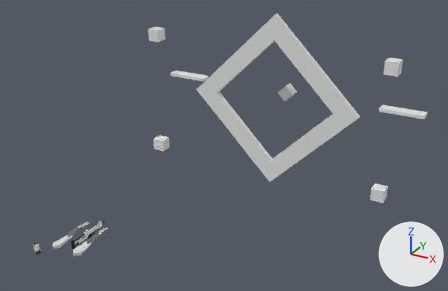
The Blender file ProtoBullpupRig.blend, before and after one commit.
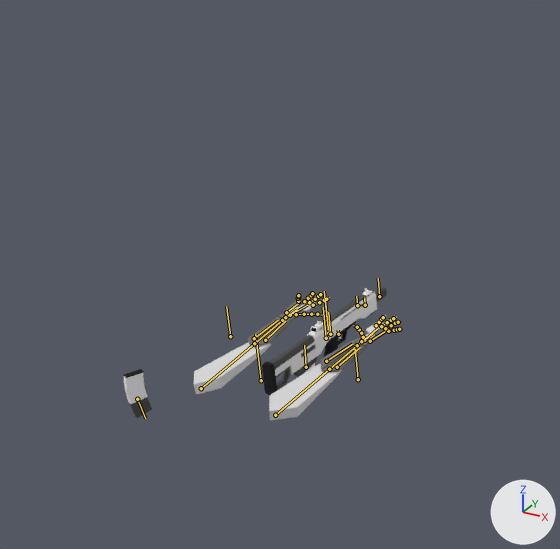
Each version appears first whole from a 50 mm lens placed at (39.9, -42.8, 34.9), pointed at (2.7, 24.8, 1.1), and next in a close-up on the part from 0% to 34% of the width and 49% to 100% of the height. The lights are fixed; the arrows at lower right show +X, +Y and +Z. The bones that bend it are drawn over the model as lines in the close-ups.

The first close-up shows 'IronSights', 'Magazine', 'ProtoBullpup', 'ProtoHandsModel'.
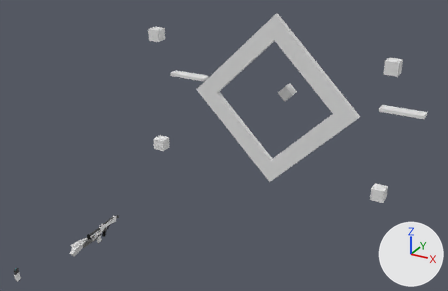
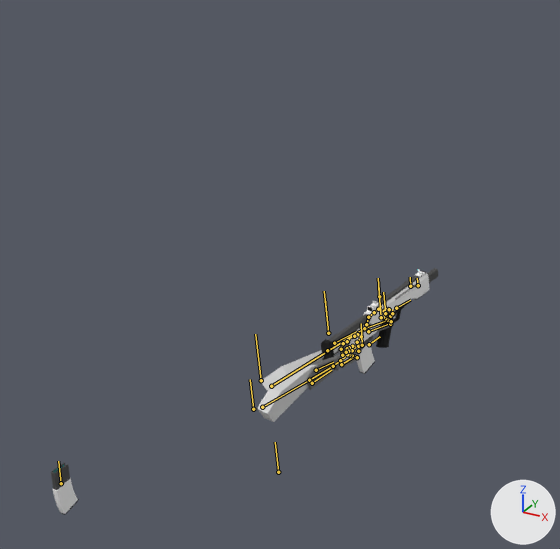
The newer file adds an action. The first version stands in its rest pose; the second is drawn at frame 29 of the action 'IdleAim'.

The edits, one by one:
Bone 'Arm.L' (bone_arm_l) moves from (0.0, 0.0, 0.0) to (-0.88, 1.79, -0.85).
Bone 'Hand.L' (bone_hand_l) turns from (0, 0, 0) to (11, 2, -10) degrees about its own x, y and z.
Bone 'Middle1.L' (bone_middle1_l) turns from (0, 0, 0) to (2, -27, 77) degrees about its own x, y and z.
Bone 'Middle2.L' (bone_middle2_l) turns from (0, 0, 0) to (0, 0, 68) degrees about its own x, y and z.
Bone 'Middle3.L' (bone_middle3_l) turns from (0, 0, 0) to (0, 0, -37) degrees about its own x, y and z.
Bone 'Index1.L' (bone_index1_l) turns from (0, 0, 0) to (31, -17, 35) degrees about its own x, y and z.
Bone 'Index2.L' (bone_index2_l) turns from (0, 0, 0) to (0, 0, 84) degrees about its own x, y and z.
Bone 'Thumb1.L' (bone_thumb1_l) turns from (0, 0, 0) to (4, 33, 42) degrees about its own x, y and z.
Bone 'Thumb2.L' (bone_thumb2_l) turns from (0, 0, 0) to (36, 0, 0) degrees about its own x, y and z.
Bone 'Thumb3.L' (bone_thumb3_l) turns from (0, 0, 0) to (12, 0, 0) degrees about its own x, y and z.
Bone 'PalmLeft.L' (bone_palmleft_l) turns from (0, 0, 0) to (-2, -21, 10) degrees about its own x, y and z.
Bone 'Pinky1.L' (bone_pinky1_l) turns from (0, 0, 0) to (0, -3, 107) degrees about its own x, y and z.
Bone 'Pinky2.L' (bone_pinky2_l) turns from (0, 0, 0) to (0, 0, 38) degrees about its own x, y and z.
Bone 'Ring1.L' (bone_ring1_l) turns from (0, 0, 0) to (16, -23, 78) degrees about its own x, y and z.
Bone 'Ring2.L' (bone_ring2_l) turns from (0, 0, 0) to (0, 0, 57) degrees about its own x, y and z.
Bone 'Ring3.L' (bone_ring3_l) turns from (0, 0, 0) to (0, 0, -28) degrees about its own x, y and z.
Bone 'Arm.R' (bone_arm_r) moves from (0.0, 0.0, 0.0) to (0.01, 0.12, -0.58).
Bone 'Middle1.R' (bone_middle1_r) turns from (0, 0, 0) to (18, 11, -85) degrees about its own x, y and z.
Bone 'Middle2.R' (bone_middle2_r) turns from (0, 0, 0) to (0, 0, -101) degrees about its own x, y and z.
Bone 'Index2.R' (bone_index2_r) turns from (0, 0, 0) to (0, 0, -76) degrees about its own x, y and z.
Bone 'Index3.R' (bone_index3_r) turns from (0, 0, 0) to (0, 0, -77) degrees about its own x, y and z.
Bone 'Thumb1.R' (bone_thumb1_r) turns from (0, 0, 0) to (22, 0, -50) degrees about its own x, y and z.
Bone 'Thumb2.R' (bone_thumb2_r) turns from (0, 0, 0) to (15, -17, 16) degrees about its own x, y and z.
Bone 'Thumb3.R' (bone_thumb3_r) turns from (0, 0, 0) to (44, 0, 0) degrees about its own x, y and z.
Bone 'Pinky1.R' (bone_pinky1_r) turns from (0, 0, 0) to (0, 0, -109) degrees about its own x, y and z.
Bone 'Pinky2.R' (bone_pinky2_r) turns from (0, 0, 0) to (12, -2, -51) degrees about its own x, y and z.
Bone 'Ring1.R' (bone_ring1_r) turns from (0, 0, 0) to (7, 10, -98) degrees about its own x, y and z.
Bone 'Ring2.R' (bone_ring2_r) turns from (0, 0, 0) to (0, 0, -76) degrees about its own x, y and z.
Bone 'IKPole.L' (bone_ikpole_l) moves from (0.0, 0.0, 0.0) to (0.76, -2.1, 0.18).
Bone 'IKPole.R' (bone_ikpole_r) moves from (0.0, 0.0, 0.0) to (-2.34, -3.2, 1.06).
Bone 'IKTarget.L' (bone_iktarget_l) moves from (0.0, 0.0, 0.0) to (-0.6, 1.15, -1.11).
Bone 'IKTarget.L' (bone_iktarget_l) turns from (0, 0, 0) to (19, -175, -13) degrees about its own x, y and z.
Bone 'IKTarget.R' (bone_iktarget_r) moves from (0.0, 0.0, 0.0) to (0.82, -0.69, -1.27).
Bone 'IKTarget.R' (bone_iktarget_r) turns from (0, 0, 0) to (0, 91, 0) degrees about its own x, y and z.
Bone 'Controller' (bone_controller) moves from (0.0, 0.0, 0.0) to (0.0, -0.59, -2.41).
Bone 'Mag2' (bone_mag2) moves from (0.0, 0.0, 0.0) to (-3.67, -0.92, 6.71).

Where the change shows, as pixel boxes (x1, y1, x2, y2) in the close-ups (560 x 549 px):
'ProtoHandsModel', posed (35% narrower, 15% shorter): before (194, 291, 403, 420); after (258, 312, 394, 422)
'ProtoBullpup', posed (6% narrower): before (262, 287, 387, 395); after (321, 268, 438, 370)
'Magazine', posed: before (123, 363, 315, 418); after (51, 342, 375, 515)
'IronSights', posed: before (315, 288, 372, 330); after (370, 269, 425, 309)
bone 'Arm.L', root to tip: before (201, 388) to (254, 343); after (271, 386) to (327, 351)
bone 'Hand.L', root to tip: before (290, 315) to (307, 305); after (364, 328) to (385, 321)
bone 'Middle1.L', root to tip: before (309, 302) to (315, 299); after (390, 321) to (392, 314)
bone 'Middle2.L', root to tip: before (315, 299) to (318, 296); after (392, 314) to (387, 311)
bone 'Middle3.L', root to tip: before (318, 296) to (320, 294); after (387, 311) to (386, 309)
bone 'Index1.L', root to tip: before (313, 305) to (319, 302); after (386, 317) to (392, 314)
bone 'Index2.L', root to tip: before (319, 302) to (324, 300); after (392, 314) to (390, 311)
bone 'Thumb1.L', root to tip: before (296, 314) to (304, 314); after (366, 324) to (368, 317)
bone 'Thumb2.L', root to tip: before (304, 314) to (311, 314); after (368, 317) to (374, 312)
bone 'Thumb3.L', root to tip: before (311, 314) to (317, 314); after (374, 312) to (378, 309)
bone 'PalmLeft.L', root to tip: before (286, 312) to (300, 302); after (368, 331) to (388, 324)
bone 'Pinky1.L', root to tip: before (298, 301) to (298, 298); after (390, 324) to (388, 320)
bone 'Pinky2.L', root to tip: before (298, 298) to (298, 296); after (388, 320) to (385, 318)
bone 'Ring1.L', root to tip: before (304, 301) to (308, 298); after (391, 321) to (390, 316)
bone 'Ring2.L', root to tip: before (308, 298) to (311, 295); after (390, 316) to (386, 314)
bone 'Ring3.L', root to tip: before (311, 295) to (312, 293); after (386, 314) to (384, 311)
bone 'Arm.R', root to tip: before (275, 415) to (329, 369); after (262, 407) to (309, 380)
bone 'Middle1.R', root to tip: before (381, 326) to (387, 322); after (358, 346) to (352, 346)
bone 'Middle2.R', root to tip: before (387, 322) to (391, 320); after (352, 346) to (349, 347)
bone 'Index2.R', root to tip: before (379, 322) to (381, 319); after (361, 336) to (357, 334)
bone 'Index3.R', root to tip: before (381, 319) to (383, 317); after (357, 334) to (354, 336)
bone 'Thumb1.R', root to tip: before (363, 337) to (361, 333); after (342, 355) to (341, 349)
bone 'Thumb2.R', root to tip: before (361, 333) to (359, 329); after (341, 349) to (343, 343)
bone 'Thumb3.R', root to tip: before (359, 329) to (357, 327); after (343, 343) to (347, 341)
bone 'Pinky1.R', root to tip: before (388, 331) to (394, 330); after (357, 357) to (352, 355)
bone 'Pinky2.R', root to tip: before (394, 330) to (397, 329); after (352, 355) to (349, 355)
bone 'Ring1.R', root to tip: before (385, 328) to (391, 325); after (358, 351) to (352, 350)
bone 'Ring2.R', root to tip: before (391, 325) to (395, 323); after (352, 350) to (348, 351)
bone 'IKPole.L', root to tip: before (230, 336) to (226, 306); after (253, 409) to (250, 379)
bone 'IKPole.R', root to tip: before (358, 379) to (355, 349); after (278, 472) to (275, 442)
bone 'IKTarget.L', root to tip: before (285, 317) to (297, 309); after (396, 308) to (410, 300)
bone 'IKTarget.R', root to tip: before (361, 341) to (372, 333); after (369, 344) to (380, 336)
bone 'Controller', root to tip: before (326, 338) to (323, 307); after (381, 317) to (378, 287)
bone 'Mag2', root to tip: before (137, 399) to (145, 418); after (61, 483) to (58, 461)
